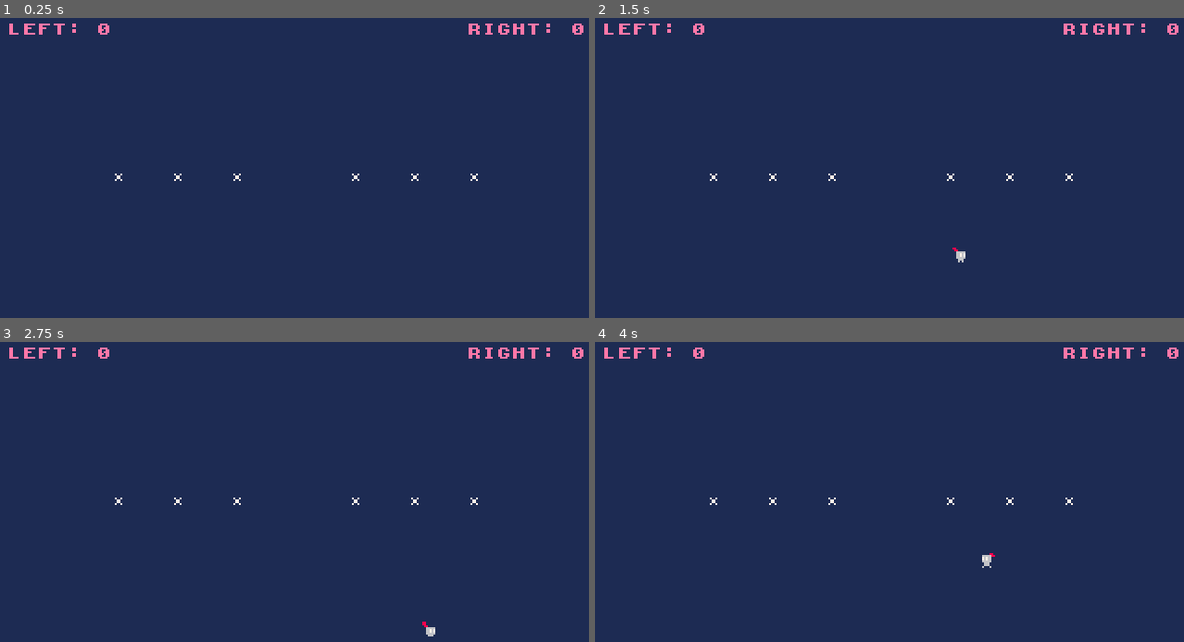
Above: before the commit, frames 1-4 (two rows, left to right).
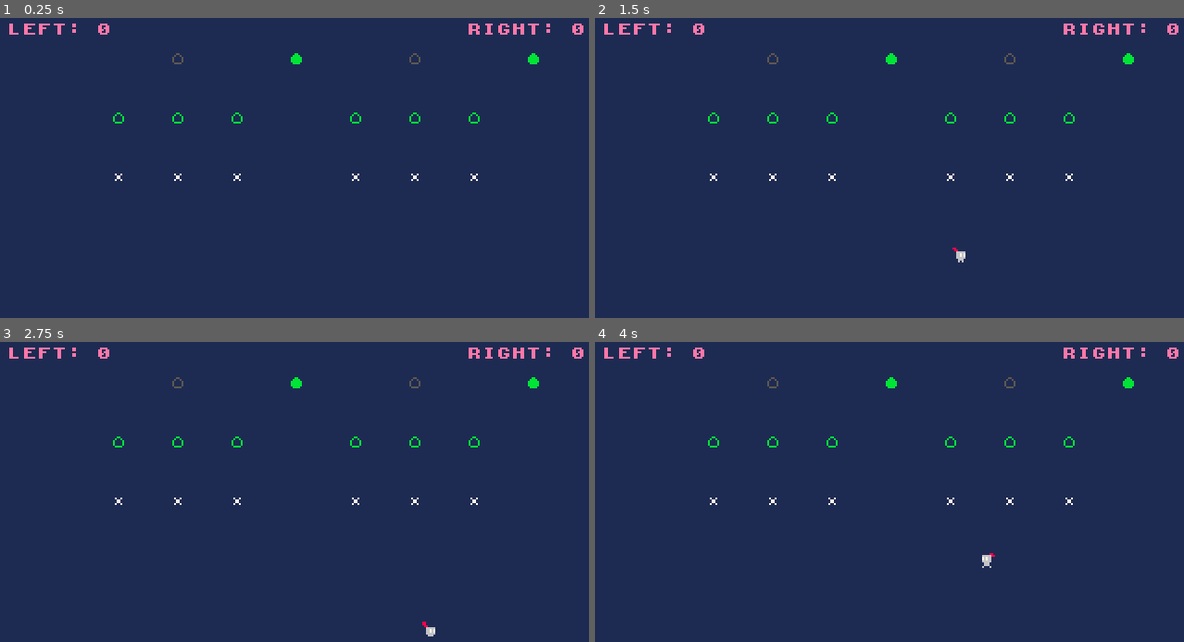
Above: after the commit, the same moments.

Repository: nikolawhallon/over-brewed
Game: Godot game, scene res://scenes/arena.tscn
Same seed, same stepped clock (60 frames per second), same inputs: the game is played once before the commit and once after it. This scene is started directly instead of the project's main scene.
Inputs:
- Up to frame 1 (0.25 s): no input
- Up to frame 2 (1.5 s): tap Enter at 0.5 s; hold Right 0.53-1.28 s; tap C (connect) at 0.6, 1.35 s; tap Space at 0.77 s; hold Down from 1.28 s (still down)
- Up to frame 3 (2.75 s): tap Space at 1.52 s; release Down at 2.03 s; hold Right from 2.03 s (still down); tap H (host) at 2.1 s; tap C (connect) at 2.3 s
- Up to frame 4 (4 s): tap Space at 2.75, 3.02, 3.77 s; release Right at 2.78 s; hold Up 2.78-3.53 s; tap L (leave) at 2.85 s; tap C (connect) at 3.05, 3.8 s; hold Left from 3.53 s (still down); tap Q (queue) at 3.6 s

The runs differ from the first frame. In frame 1, 0.3% of the frame differs, in the area x 19-92%, y 11-36%; in frame 2, 0.3%; in frame 3, 0.3%; in frame 4, 0.3%.
Error in both runs: Attempt to call function 'get_peer_ids_for_match' in base 'null instance' on a null instance. (res://scenes/helpers/match_visibility.gd:14)

Commit message:
can now brew and serve coffee

Diff:
--- a/scenes/arena.gd
+++ b/scenes/arena.gd
@@ -75,8 +75,11 @@
 	customer.init(Vector2(-320, 0), Vector2(640, 0))
 	$Replicated.add_child(customer, true)
 
-func _on_left_cafe_customer_left() -> void:
+func _on_left_cafe_customer_left(served) -> void:
 	if not multiplayer.is_server():
+		return
+
+	if not served:
 		return
 
 	left_score += 1
@@ -87,8 +90,11 @@
 
 	announce_update_left_score(left_score)
 
-func _on_right_cafe_customer_left() -> void:
+func _on_right_cafe_customer_left(served) -> void:
 	if not multiplayer.is_server():
+		return
+
+	if not served:
 		return
 
 	right_score += 1
--- a/scenes/arena.tscn
+++ b/scenes/arena.tscn
@@ -9,8 +9,14 @@
 
 [node name="Replicated" type="Node" parent="." unique_id=217975276]
 
+[node name="LeftCafe" parent="Replicated" unique_id=1340216554 instance=ExtResource("3_xdvfk")]
+position = Vector2(-64, -32)
+
+[node name="RightCafe" parent="Replicated" unique_id=435030877 instance=ExtResource("3_xdvfk")]
+position = Vector2(64, -32)
+
 [node name="MultiplayerSpawner" type="MultiplayerSpawner" parent="." unique_id=1350542115]
-_spawnable_scenes = PackedStringArray("uid://cw0q0nb1c7xba", "uid://brjxky5ptfplk")
+_spawnable_scenes = PackedStringArray("uid://cw0q0nb1c7xba", "uid://brjxky5ptfplk", "uid://d30p8sfyml00g")
 spawn_path = NodePath("../Replicated")
 
 [node name="Camera2D" type="Camera2D" parent="." unique_id=1835027083]
@@ -51,12 +57,6 @@
 [node name="CustomerTimer" type="Timer" parent="." unique_id=613467295]
 autostart = true
 
-[node name="LeftCafe" parent="." unique_id=1340216554 instance=ExtResource("3_xdvfk")]
-position = Vector2(-64, -32)
-
-[node name="RightCafe" parent="." unique_id=435030877 instance=ExtResource("3_xdvfk")]
-position = Vector2(64, -32)
-
+[connection signal="customer_left" from="Replicated/LeftCafe" to="." method="_on_left_cafe_customer_left"]
+[connection signal="customer_left" from="Replicated/RightCafe" to="." method="_on_right_cafe_customer_left"]
 [connection signal="timeout" from="CustomerTimer" to="." method="_on_customer_timer_timeout"]
-[connection signal="customer_left" from="LeftCafe" to="." method="_on_left_cafe_customer_left"]
-[connection signal="customer_left" from="RightCafe" to="." method="_on_right_cafe_customer_left"]
--- a/scenes/barista.gd
+++ b/scenes/barista.gd
@@ -6,6 +6,7 @@
 @export var peer_id = -1
 @export var direction = Vector2.ZERO
 @export var cafe = ""
+@export var holding = ""
 var facing = null
 
 func init(initial_peer_id, initial_cafe, initial_global_position):
@@ -20,6 +21,23 @@
 		return
 
 func _physics_process(_delta: float) -> void:
+	if holding == "beans":
+		$Beans.visible = true
+		$Coffee.visible = false
+		$Waste.visible = false
+	elif holding == "coffee":
+		$Beans.visible = false
+		$Coffee.visible = true
+		$Waste.visible = false
+	elif holding == "waste":
+		$Beans.visible = false
+		$Coffee.visible = false
+		$Waste.visible = true
+	else:
+		$Beans.visible = false
+		$Coffee.visible = false
+		$Waste.visible = false
+
 	if direction != Vector2.ZERO:
 		$AnimatedSprite2D.play("move")
 	else:
--- a/scenes/barista.tscn
+++ b/scenes/barista.tscn
@@ -3,7 +3,10 @@
 [ext_resource type="Texture2D" uid="uid://dgwemui1rsx5o" path="res://assets/barista/barista-idle-1.png" id="1_0dyjn"]
 [ext_resource type="Script" uid="uid://y0i2wrm80j8b" path="res://scenes/barista.gd" id="1_xwpi6"]
 [ext_resource type="Texture2D" uid="uid://b5pplpf63ns2u" path="res://assets/barista/barista-idle-2.png" id="2_5fsgc"]
+[ext_resource type="Texture2D" uid="uid://co3xd5ifry28q" path="res://assets/beans.png" id="2_b8crr"]
+[ext_resource type="Texture2D" uid="uid://cwjfgq4vft4mv" path="res://assets/coffee.png" id="3_q4d84"]
 [ext_resource type="Texture2D" uid="uid://bnwxe38ecmilq" path="res://assets/barista/barista-move-1.png" id="3_swm0g"]
+[ext_resource type="Texture2D" uid="uid://b6huvhb47w77d" path="res://assets/waste.png" id="4_17x05"]
 [ext_resource type="Texture2D" uid="uid://bcyfapbqex538" path="res://assets/barista/barista-move-2.png" id="4_k2txo"]
 [ext_resource type="PackedScene" uid="uid://crfcwsne50c0c" path="res://scenes/helpers/match_visibility.tscn" id="6_swm0g"]
 
@@ -48,9 +51,27 @@
 properties/3/path = NodePath(".:cafe")
 properties/3/spawn = true
 properties/3/replication_mode = 1
+properties/4/path = NodePath(".:holding")
+properties/4/spawn = true
+properties/4/replication_mode = 1
 
 [node name="Barista" type="CharacterBody2D" unique_id=892979916 groups=["Barista"]]
 script = ExtResource("1_xwpi6")
+
+[node name="Beans" type="Sprite2D" parent="." unique_id=755426137]
+visible = false
+position = Vector2(4, -4)
+texture = ExtResource("2_b8crr")
+
+[node name="Coffee" type="Sprite2D" parent="." unique_id=371870849]
+visible = false
+position = Vector2(4, -4)
+texture = ExtResource("3_q4d84")
+
+[node name="Waste" type="Sprite2D" parent="." unique_id=729843024]
+visible = false
+position = Vector2(4, -4)
+texture = ExtResource("4_17x05")
 
 [node name="AnimatedSprite2D" type="AnimatedSprite2D" parent="." unique_id=240989202]
 sprite_frames = SubResource("SpriteFrames_mvyd6")
--- /dev/null
+++ b/scenes/bean_bag.gd
@@ -0,0 +1,10 @@
+extends Area2D
+
+
+func _on_body_entered(body: Node2D) -> void:
+	if not multiplayer.is_server():
+		return
+
+	if body.is_in_group("Barista"):
+		if body.holding == "":
+			body.holding = "beans"
--- /dev/null
+++ b/scenes/bean_bag.tscn
@@ -0,0 +1,18 @@
+[gd_scene format=3 uid="uid://dirct4jf8stvp"]
+
+[ext_resource type="Script" uid="uid://b8kfs881bcmfd" path="res://scenes/bean_bag.gd" id="1_3ewqx"]
+[ext_resource type="Texture2D" uid="uid://co3xd5ifry28q" path="res://assets/beans.png" id="1_crm42"]
+
+[sub_resource type="CircleShape2D" id="CircleShape2D_3ewqx"]
+radius = 8.0
+
+[node name="BeanBag" type="Area2D" unique_id=1164690060]
+script = ExtResource("1_3ewqx")
+
+[node name="Sprite2D" type="Sprite2D" parent="." unique_id=581418551]
+texture = ExtResource("1_crm42")
+
+[node name="CollisionShape2D" type="CollisionShape2D" parent="." unique_id=1548480027]
+shape = SubResource("CircleShape2D_3ewqx")
+
+[connection signal="body_entered" from="." to="." method="_on_body_entered"]
--- a/scenes/cafe.gd
+++ b/scenes/cafe.gd
@@ -5,9 +5,6 @@
 var slot_1_customer_path = NodePath()
 var slot_2_customer_path = NodePath()
 var slot_3_customer_path = NodePath()
-
-func customer_served():
-	customer_left.emit()
 
 func get_slot(customer_path):
 	if slot_1_customer_path.is_empty():
--- a/scenes/cafe.tscn
+++ b/scenes/cafe.tscn
@@ -2,6 +2,20 @@
 
 [ext_resource type="PackedScene" uid="uid://v3crmiqayde5" path="res://scenes/slot.tscn" id="1_0dv7p"]
 [ext_resource type="Script" uid="uid://c8vtlqys2nhih" path="res://scenes/cafe.gd" id="1_a6vgn"]
+[ext_resource type="PackedScene" uid="uid://dirct4jf8stvp" path="res://scenes/bean_bag.tscn" id="3_de0wi"]
+[ext_resource type="PackedScene" uid="uid://cp1imi0s70jb1" path="res://scenes/vacuum_brew.tscn" id="4_qifwr"]
+[ext_resource type="PackedScene" uid="uid://coeutl0j6w2hm" path="res://scenes/garbage_can.tscn" id="5_c2152"]
+
+[sub_resource type="SceneReplicationConfig" id="SceneReplicationConfig_c2152"]
+properties/0/path = NodePath("VacuumBrew1:state")
+properties/0/spawn = true
+properties/0/replication_mode = 1
+properties/1/path = NodePath("VacuumBrew2:state")
+properties/1/spawn = true
+properties/1/replication_mode = 1
+properties/2/path = NodePath("VacuumBrew3:state")
+properties/2/spawn = true
+properties/2/replication_mode = 1
 
 [node name="Cafe" type="Node2D" unique_id=1340216554]
 script = ExtResource("1_a6vgn")
@@ -14,6 +28,24 @@
 [node name="Slot3" parent="." unique_id=1396646440 instance=ExtResource("1_0dv7p")]
 position = Vector2(32, 0)
 
+[node name="BeanBag" parent="." unique_id=1164690060 instance=ExtResource("3_de0wi")]
+position = Vector2(64, -64)
+
+[node name="VacuumBrew1" parent="." unique_id=1775694487 instance=ExtResource("4_qifwr")]
+position = Vector2(-32, -32)
+
+[node name="VacuumBrew2" parent="." unique_id=590269653 instance=ExtResource("4_qifwr")]
+position = Vector2(0, -32)
+
+[node name="VacuumBrew3" parent="." unique_id=1186177446 instance=ExtResource("4_qifwr")]
+position = Vector2(32, -32)
+
+[node name="GarbageCan" parent="." unique_id=1325507682 instance=ExtResource("5_c2152")]
+position = Vector2(0, -64)
+
+[node name="MultiplayerSynchronizer" type="MultiplayerSynchronizer" parent="." unique_id=1512198300]
+replication_config = SubResource("SceneReplicationConfig_c2152")
+
 [connection signal="body_entered" from="Slot1" to="." method="_on_slot_1_body_entered"]
 [connection signal="body_exited" from="Slot1" to="." method="_on_slot_1_body_exited"]
 [connection signal="body_entered" from="Slot2" to="." method="_on_slot_2_body_entered"]
--- a/scenes/customer.gd
+++ b/scenes/customer.gd
@@ -56,20 +56,26 @@
 	if not multiplayer.is_server():
 		return
 
-	if state != State.COMMUTING:
-		return
+	if state == State.WAITING and body.is_in_group("Barista"):
+		if body.holding == "coffee":
+			body.holding = ""
+			var cafe = get_node(cafe_path)
+			cafe.customer_left.emit(true)
+			cafe.release_slot(self.get_path())
+			target = Vector2(640, 0)
+			state = State.LEAVING
 
-	if body.is_in_group("Barista"):
+	if state == State.COMMUTING and body.is_in_group("Barista"):
 		var arena = NodeUtils.get_first_ancestor_in_group_for_node(self, "Arena")
 		if body.cafe == "left":
-			var cafe = arena.get_node("LeftCafe")
+			var cafe = arena.get_node("Replicated/LeftCafe")
 			cafe_path = cafe.get_path()
 			var new_target = cafe.get_slot(self.get_path())
 			if new_target != null:
 				target = new_target
 				state = State.ENTERING
 		elif body.cafe == "right":
-			var cafe = arena.get_node("RightCafe")
+			var cafe = arena.get_node("Replicated/RightCafe")
 			cafe_path = cafe.get_path()
 			var new_target = cafe.get_slot(self.get_path())
 			if new_target != null:
@@ -82,8 +88,7 @@
 
 	if not cafe_path.is_empty():
 		var cafe = get_node(cafe_path)
-		cafe.customer_served()
+		cafe.customer_left.emit(false)
 		cafe.release_slot(self.get_path())
-
 	target = Vector2(640, 0)
 	state = State.LEAVING
--- /dev/null
+++ b/scenes/garbage_can.gd
@@ -0,0 +1,9 @@
+extends Area2D
+
+
+func _on_body_entered(body: Node2D) -> void:
+	if not multiplayer.is_server():
+		return
+
+	if body.is_in_group("Barista"):
+		body.holding = ""
--- /dev/null
+++ b/scenes/garbage_can.tscn
@@ -0,0 +1,18 @@
+[gd_scene format=3 uid="uid://coeutl0j6w2hm"]
+
+[ext_resource type="Texture2D" uid="uid://chthkkhu85tyo" path="res://assets/garbage-can.png" id="1_dxr07"]
+[ext_resource type="Script" uid="uid://dehyy28cckyq1" path="res://scenes/garbage_can.gd" id="1_eci1o"]
+
+[sub_resource type="CircleShape2D" id="CircleShape2D_eci1o"]
+radius = 8.0
+
+[node name="GarbageCan" type="Area2D" unique_id=1325507682]
+script = ExtResource("1_eci1o")
+
+[node name="Sprite2D" type="Sprite2D" parent="." unique_id=1408953899]
+texture = ExtResource("1_dxr07")
+
+[node name="CollisionShape2D" type="CollisionShape2D" parent="." unique_id=603717127]
+shape = SubResource("CircleShape2D_eci1o")
+
+[connection signal="body_entered" from="." to="." method="_on_body_entered"]
--- /dev/null
+++ b/scenes/vacuum_brew.gd
@@ -0,0 +1,51 @@
+extends Area2D
+
+
+enum State {
+	EMPTY,
+	BREWING,
+	BREWED,
+	BURNT
+}
+
+@export var state = State.EMPTY
+
+func _physics_process(_delta: float) -> void:
+	if state == State.EMPTY:
+		$AnimatedSprite2D.play("empty")
+	if state == State.BREWING:
+		$AnimatedSprite2D.play("brewing")
+	if state == State.BREWED:
+		$AnimatedSprite2D.play("brewed")
+	if state == State.BURNT:
+		$AnimatedSprite2D.play("burnt")
+
+func _on_body_entered(body: Node2D) -> void:
+	if not multiplayer.is_server():
+		return
+
+	if body.is_in_group("Barista"):
+		if state == State.EMPTY and body.holding == "beans":
+			state = State.BREWING
+			$BrewTimer.start()
+			body.holding = ""
+		if state == State.BREWED and body.holding == "":
+			state = State.EMPTY
+			$BurnTimer.stop()
+			body.holding = "coffee"
+		if state == State.BURNT and body.holding == "":
+			state = State.EMPTY
+			body.holding = "waste"
+
+func _on_brew_timer_timeout() -> void:
+	if not multiplayer.is_server():
+		return
+
+	state = State.BREWED
+	$BurnTimer.start()
+
+func _on_burn_timer_timeout() -> void:
+	if not multiplayer.is_server():
+		return
+
+	state = State.BURNT
--- /dev/null
+++ b/scenes/vacuum_brew.tscn
@@ -0,0 +1,67 @@
+[gd_scene format=3 uid="uid://cp1imi0s70jb1"]
+
+[ext_resource type="Script" uid="uid://bgwj7gvipuuq6" path="res://scenes/vacuum_brew.gd" id="1_26oqg"]
+[ext_resource type="Texture2D" uid="uid://cchsrx1qgppm7" path="res://assets/vacuum-brew-empty.png" id="1_dgbs2"]
+[ext_resource type="Texture2D" uid="uid://crqxjnd8gjw7n" path="res://assets/vacuum-brew-brewed.png" id="2_xg8xk"]
+[ext_resource type="Texture2D" uid="uid://bgnd3lndn1y0v" path="res://assets/vacuum-brew-brewing.png" id="3_wujpx"]
+[ext_resource type="Texture2D" uid="uid://dibcnm1cgnrv5" path="res://assets/vacuum-brew-burnt.png" id="4_qmt30"]
+
+[sub_resource type="SpriteFrames" id="SpriteFrames_u4gnm"]
+animations = [{
+"frames": [{
+"duration": 1.0,
+"texture": ExtResource("2_xg8xk")
+}],
+"loop": true,
+"name": &"brewed",
+"speed": 5.0
+}, {
+"frames": [{
+"duration": 1.0,
+"texture": ExtResource("3_wujpx")
+}],
+"loop": true,
+"name": &"brewing",
+"speed": 5.0
+}, {
+"frames": [{
+"duration": 1.0,
+"texture": ExtResource("4_qmt30")
+}],
+"loop": true,
+"name": &"burnt",
+"speed": 5.0
+}, {
+"frames": [{
+"duration": 1.0,
+"texture": ExtResource("1_dgbs2")
+}],
+"loop": true,
+"name": &"empty",
+"speed": 5.0
+}]
+
+[sub_resource type="CircleShape2D" id="CircleShape2D_26oqg"]
+radius = 8.0
+
+[node name="VacuumBrew" type="Area2D" unique_id=1775694487]
+script = ExtResource("1_26oqg")
+
+[node name="AnimatedSprite2D" type="AnimatedSprite2D" parent="." unique_id=161651568]
+sprite_frames = SubResource("SpriteFrames_u4gnm")
+animation = &"empty"
+
+[node name="CollisionShape2D" type="CollisionShape2D" parent="." unique_id=1784386258]
+shape = SubResource("CircleShape2D_26oqg")
+
+[node name="BrewTimer" type="Timer" parent="." unique_id=368679636]
+wait_time = 5.0
+one_shot = true
+
+[node name="BurnTimer" type="Timer" parent="." unique_id=474478226]
+wait_time = 5.0
+one_shot = true
+
+[connection signal="body_entered" from="." to="." method="_on_body_entered"]
+[connection signal="timeout" from="BrewTimer" to="." method="_on_brew_timer_timeout"]
+[connection signal="timeout" from="BurnTimer" to="." method="_on_burn_timer_timeout"]
Binary file added: assets/beans.png
Not shown, added: assets/beans.png.import
Binary file added: assets/coffee.png
Not shown, added: assets/coffee.png.import
Binary file added: assets/garbage-can.png
Not shown, added: assets/garbage-can.png.import
Binary file added: assets/vacuum-brew-brewed.png
Not shown, added: assets/vacuum-brew-brewed.png.import
Binary file added: assets/vacuum-brew-brewing.png
Not shown, added: assets/vacuum-brew-brewing.png.import
Binary file added: assets/vacuum-brew-burnt.png
Not shown, added: assets/vacuum-brew-burnt.png.import
(and 7 more such lines)
